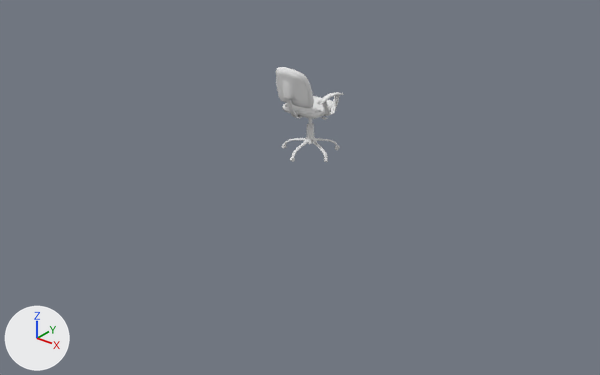
Two versions of the OBJ model part2/files/object_mesh/8.obj, one commit apart.
Both versions are drawn from a 50 mm camera at (3.64, -4.66, 2.57) aimed at (0.11, -0.25, -0.17). Lighting does not change. The marker at lower left points along +X, +Y and +Z. Where no turn or scale is listed for an object, it has been applied to the vertices.

Names of what the first picture shows: 'Cloth_8'.
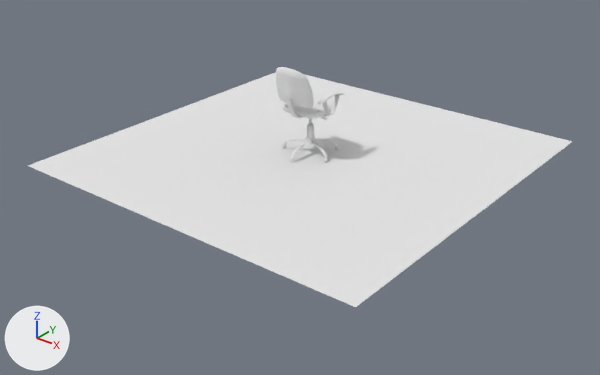
Where the change shows, as pixel boxes [x1, y1, x2, y2] in the pictures (600 x 375 px):
'Floor_Plane.078', added: after [28, 72, 573, 307]

What changed in the scene script:
```text
Add mat_none:
    mat_none = principled_material('None')
    mat_none.base_color = (0.8, 0.8, 0.8)  # white #e7e7e7
    mat_none.roughness = 1.0
Add me_floor_plane_078:
    me_floor_plane_078.from_pydata(...)  # 10404 vertices, 10201 faces; spans x -1.5..1.5, y -1.5..1.5, z 0.0
    me_floor_plane_078.materials.append(mat_none)  # white #e7e7e7
Add ob_floor_plane_078:
    ob_floor_plane_078 = bpy.data.objects.new('Floor_Plane.078', me_floor_plane_078)
    ob_floor_plane_078.location = (0.0, 0.0, 0.0)
```
